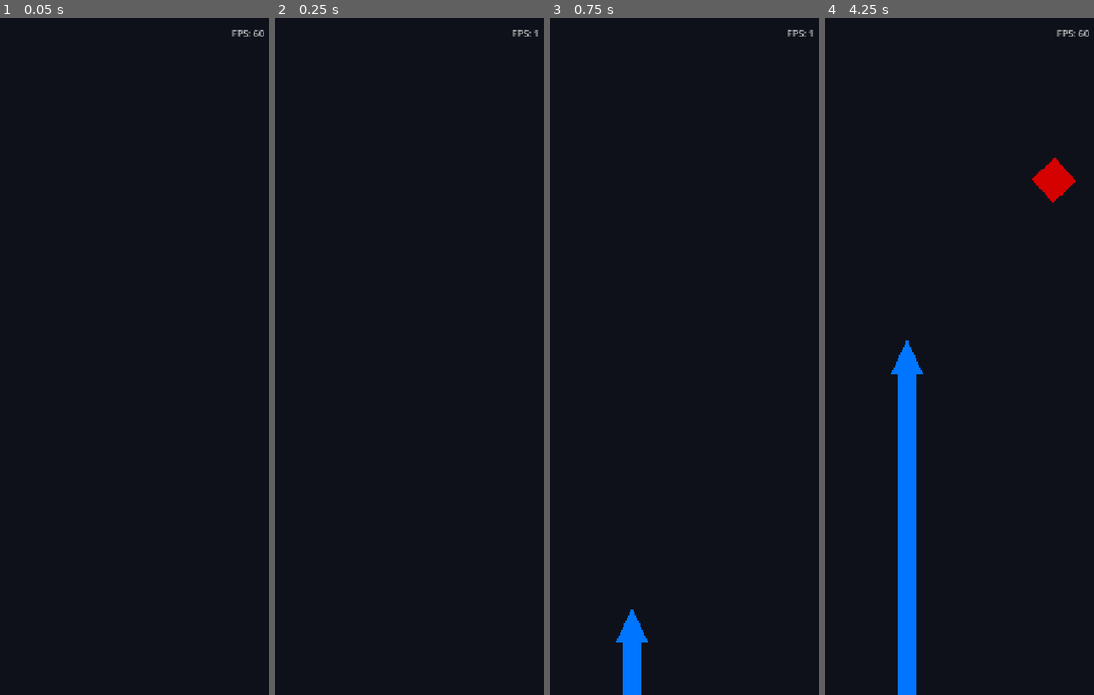
Above: before the commit, frames 1-4 (left to right).
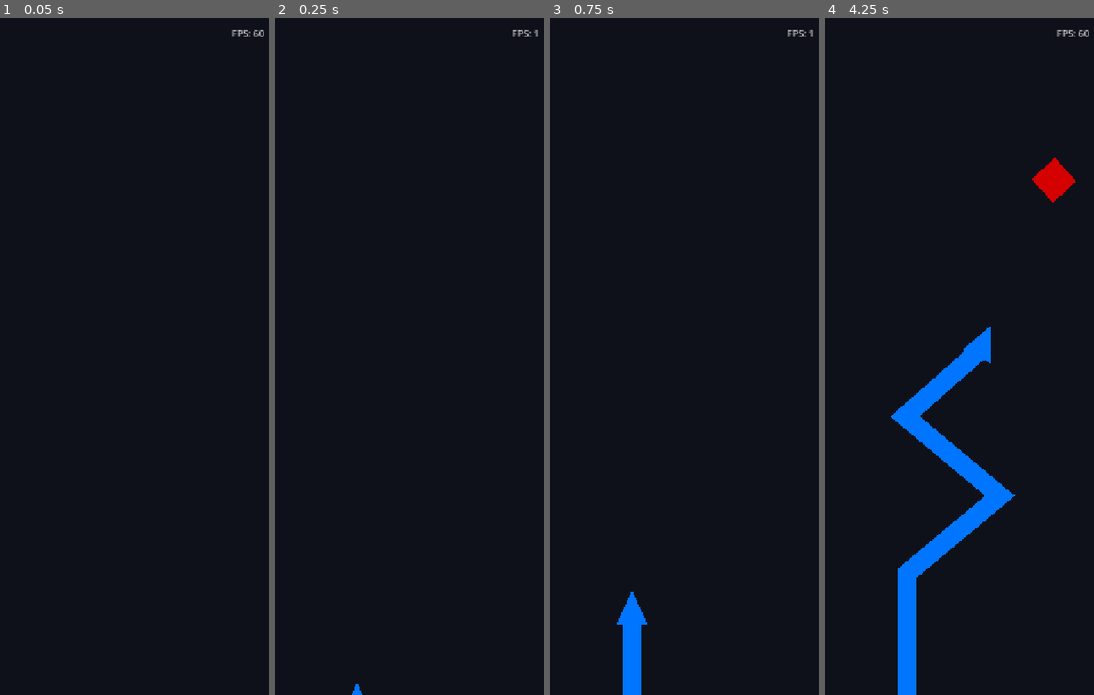
Above: after the commit, the same moments.

Repository: Victhor1/thera_godot
Game: Godot game, scene res://scenes/main.tscn
Same seed, same stepped clock (60 frames per second), same inputs: the game is played once before the commit and once after it.
Inputs (mouse positions are in pixels of both pictures, inside the frame that each line leads up to):
- Up to frame 1 (0.05 s): no input
- Up to frame 2 (0.25 s): no input
- Up to frame 3 (0.75 s): move the mouse to (716, 322) at 0.52 s; click (716, 322) at 0.67 s
- Up to frame 4 (4.25 s): move the mouse to (830, 390) at 1.27 s; click (830, 390) at 1.42 s; move the mouse to (946, 207) at 2.02 s; click (946, 207) at 2.17 s; move the mouse to (886, 491) at 2.77 s; click (886, 491) at 2.92 s; move the mouse to (1021, 458) at 3.52 s; click (1021, 458) at 3.67 s

Frame 1 is identical in both runs. In frame 2, less than 0.1% of the frame differs, in the area x 28-33%, y 98-100%; in frame 3, 0.3%; in frame 4, 5.3%, in the area x 24-71%, y 45-83%.

Commit message:
fix cola

Diff:
--- a/scenes/player.tscn
+++ b/scenes/player.tscn
@@ -5,6 +5,8 @@
 [node name="Player" type="Area2D"]
 script = ExtResource("1_player")
 
-[node name="Polygon2D" type="Polygon2D" parent="."]
+[node name="TriangleHead" type="Node2D" parent="."]
 
-[node name="CollisionPolygon2D" type="CollisionPolygon2D" parent="."]
+[node name="Polygon2D" type="Polygon2D" parent="TriangleHead"]
+
+[node name="CollisionPolygon2D" type="CollisionPolygon2D" parent="TriangleHead"]
--- a/scripts/player.gd
+++ b/scripts/player.gd
@@ -7,17 +7,24 @@
 enum State { RISING, PLAYING, DEAD }
 
 @export var rise_speed: float = 350.0
+@export var lateral_speed: float = 240.0
+@export var scroll_speed: float = 200.0
 @export var triangle_width: float = 60.0
 @export var triangle_height: float = 65.0
-@export var tail_width: float = 16.0
+@export var tilt_angle_degrees: float = 25.0
+@export var rotation_speed_tween: float = 0.15
 @export var player_color: Color = Color("#0075ff")
 @export var explosion_scene: PackedScene = preload("res://scenes/explosion.tscn")
 
-@onready var polygon_2d: Polygon2D = $Polygon2D
-@onready var collision_polygon_2d: CollisionPolygon2D = $CollisionPolygon2D
+@onready var triangle_head: Node2D = $TriangleHead
+@onready var polygon_2d: Polygon2D = $TriangleHead/Polygon2D
+@onready var collision_polygon_2d: CollisionPolygon2D = $TriangleHead/CollisionPolygon2D
 
 var current_state: State = State.RISING
 var target_y: float = 0.0
+var is_tilted_right: bool = false
+var active_tween: Tween = null
+var trail_points: Array[Vector2] = []
 
 func _ready() -> void:
 	_setup_triangle()
@@ -28,14 +35,17 @@
 	position.y = viewport_size.y + triangle_height * 2.0
 	target_y = viewport_size.y / 2.0
 
+	trail_points.clear()
+	var initial_bottom: Vector2 = Vector2(position.x, viewport_size.y + 100.0)
+	trail_points.append(initial_bottom)
+
 func _setup_triangle() -> void:
 	var half_w: float = triangle_width / 2.0
-	var half_h: float = triangle_height / 2.0
 
 	var points: PackedVector2Array = PackedVector2Array([
-		Vector2(0, -half_h),
-		Vector2(half_w, half_h),
-		Vector2(-half_w, half_h)
+		Vector2(0, -triangle_height),
+		Vector2(half_w, 0),
+		Vector2(-half_w, 0)
 	])
 
 	if polygon_2d:
@@ -45,13 +55,67 @@
 	if collision_polygon_2d:
 		collision_polygon_2d.polygon = points
 
+func _get_base_world_pos() -> Vector2:
+	return global_position
+
+func _unhandled_input(event: InputEvent) -> void:
+	if current_state != State.PLAYING:
+		return
+
+	var is_click: bool = false
+	if event is InputEventMouseButton and event.pressed and event.button_index == MOUSE_BUTTON_LEFT:
+		is_click = true
+	elif event is InputEventScreenTouch and event.pressed:
+		is_click = true
+
+	if is_click:
+		_toggle_rotation()
+
+func _toggle_rotation() -> void:
+	is_tilted_right = !is_tilted_right
+	var target_angle: float = deg_to_rad(tilt_angle_degrees) if is_tilted_right else deg_to_rad(-tilt_angle_degrees)
+
+	var current_base_world: Vector2 = _get_base_world_pos()
+
+	if trail_points.is_empty() or current_base_world.distance_to(trail_points[0]) > 6.0:
+		trail_points.insert(0, current_base_world)
+	else:
+		trail_points[0] = current_base_world
+
+	if active_tween and active_tween.is_running():
+		active_tween.kill()
+
+	active_tween = create_tween().set_trans(Tween.TRANS_CUBIC).set_ease(Tween.EASE_OUT)
+	active_tween.tween_property(triangle_head, "rotation", target_angle, rotation_speed_tween)
+
 func _process(delta: float) -> void:
+	var viewport_size: Vector2 = get_viewport_rect().size
+	var margin: float = triangle_width / 2.0
+
 	if current_state == State.RISING:
 		position.y -= rise_speed * delta
 		if position.y <= target_y:
 			position.y = target_y
 			current_state = State.PLAYING
 			reached_middle.emit()
+			_toggle_rotation()
+
+	elif current_state == State.PLAYING:
+		var dir: float = 1.0 if is_tilted_right else -1.0
+		position.x += dir * lateral_speed * delta
+
+		if position.x <= margin and !is_tilted_right:
+			position.x = margin
+			_toggle_rotation()
+		elif position.x >= viewport_size.x - margin and is_tilted_right:
+			position.x = viewport_size.x - margin
+			_toggle_rotation()
+
+		for i in range(trail_points.size()):
+			trail_points[i].y += scroll_speed * delta
+
+		while trail_points.size() > 1 and trail_points.back().y > viewport_size.y + 700.0:
+			trail_points.pop_back()
 
 	queue_redraw()
 
@@ -59,20 +123,18 @@
 	if current_state == State.DEAD:
 		return
 
-	var viewport_height: float = get_viewport_rect().size.y
-	var half_h: float = triangle_height / 2.0
-	var bottom_rel_y: float = viewport_height - global_position.y
+	var current_tail_width: float = triangle_width * 0.60
+	var head_rot: float = triangle_head.rotation if triangle_head else 0.0
 
-	if bottom_rel_y > half_h:
-		var current_tail_width: float = triangle_width * 0.60
-		var half_tw: float = current_tail_width / 2.0
-		var tail_pts := PackedVector2Array([
-			Vector2(-half_tw, half_h),
-			Vector2(half_tw, half_h),
-			Vector2(half_tw, bottom_rel_y),
-			Vector2(-half_tw, bottom_rel_y)
-		])
-		draw_colored_polygon(tail_pts, player_color)
+	var rel_pts := PackedVector2Array()
+	var top_overlap: Vector2 = Vector2(0, -12.0).rotated(head_rot)
+	rel_pts.append(top_overlap)
+
+	for pt in trail_points:
+		rel_pts.append(pt - global_position)
+
+	if rel_pts.size() >= 2:
+		draw_polyline(rel_pts, player_color, current_tail_width)
 
 func _on_area_entered(area: Area2D) -> void:
 	if current_state == State.DEAD:
